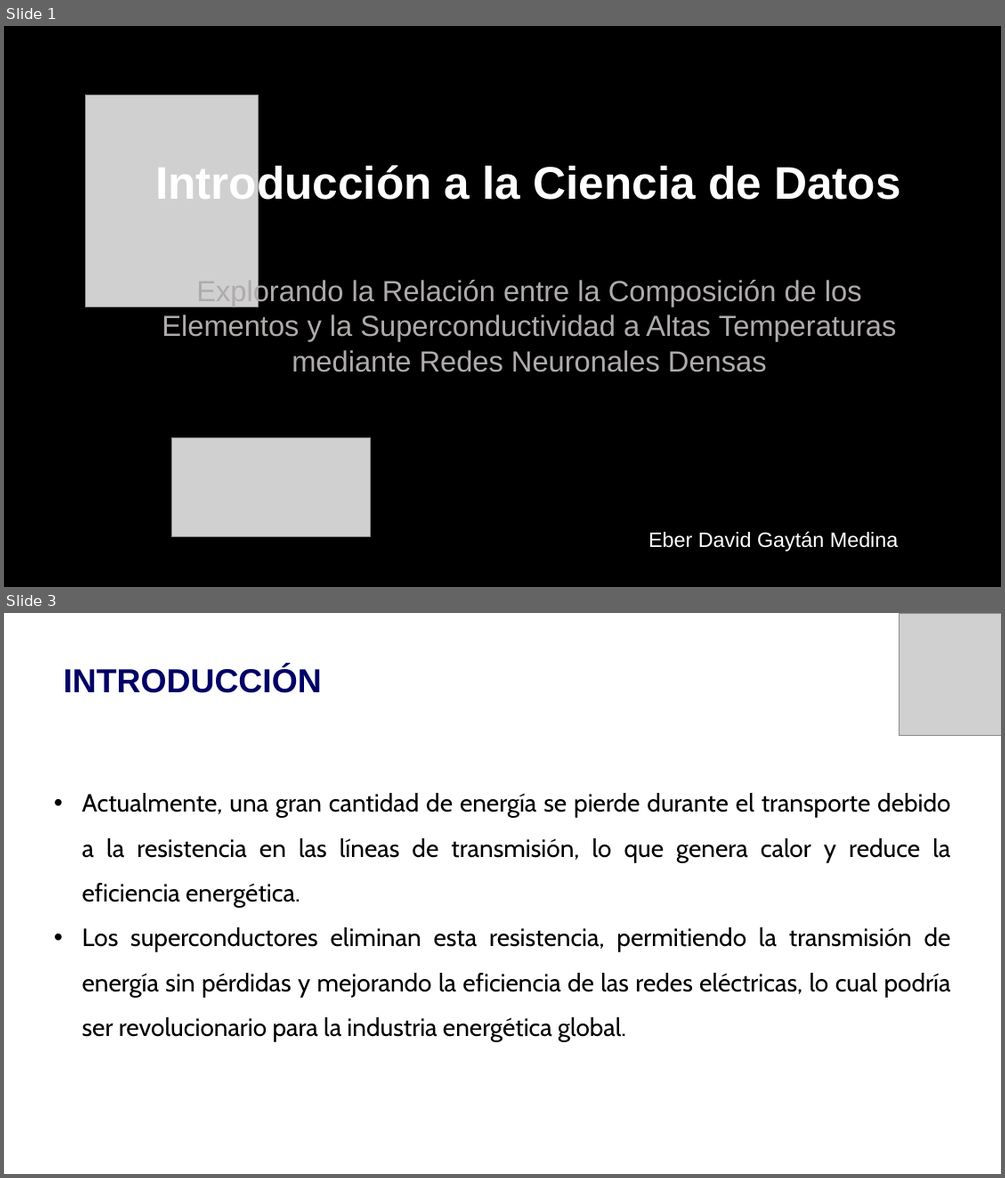
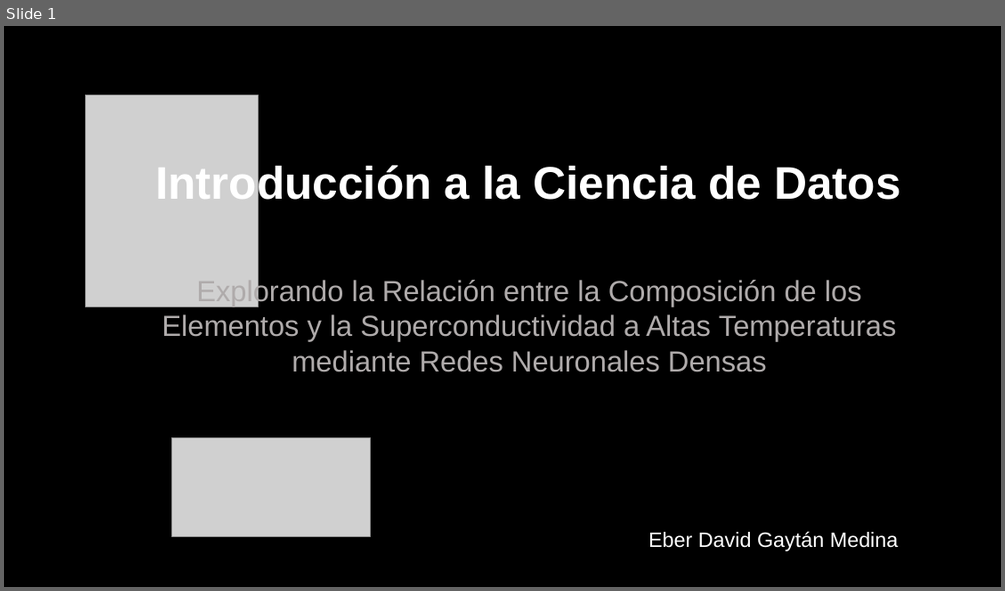
Before and after one commit to DavidGaeta/icd2024, a slide deck: Proyect/Presentación/SUPERCONDUCTORES.pptx. Shown one above the other, each under a label of ours: slides 1 and 3 before the commit, slide 1 after it; the slides between them are not shown. The pictures are 1005x1178 and 1005x591 pixels, drawn with LibreOffice and Linux fonts; fonts in the diff are those of the drawing; grey boxes stand for pictures; background and template pictures are left out. Boxes give left, top, right and bottom in pixels: in the first picture for what was removed or moved away, otherwise in the second. Text is boxed around its words. In the diff, an @@ line names an element or a change of style, - is before the commit and + after.

```diff
--- a/Proyect/Presentación/SUPERCONDUCTORES.pptx
+++ b/Proyect/Presentación/SUPERCONDUCTORES.pptx
@@ slide 3 removed at box(4, 613, 1001, 1174), background picture (left out) @@
@@ picture removed at box(899, 613, 1001, 736) @@
@@ title removed at box(64, 666, 322, 693) @@
-INTRODUCCIÓN
@@ text removed at box(82, 793, 951, 1042) @@
-• Actualmente, una gran cantidad de energía se pierde durante el transporte debido a la resistencia en las líneas de transmisión, lo que genera calor y reduce la eficiencia energética.
-• Los superconductores eliminan esta resistencia, permitiendo la transmisión de energía sin pérdidas y mejorando la eficiencia de las redes eléctricas, lo cual podría ser revolucionario para la industria energética global.
```
Also in this commit, not shown: 8 slides changed, 4 slides added, 6 other slides removed.
